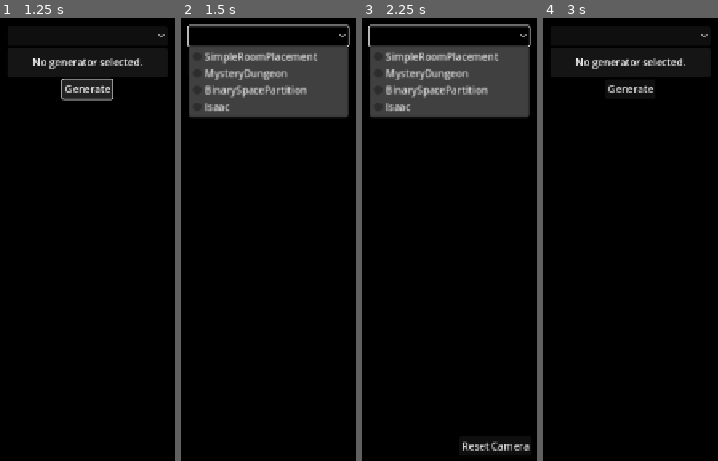
Above: before the commit, frames 1-4 (left to right).
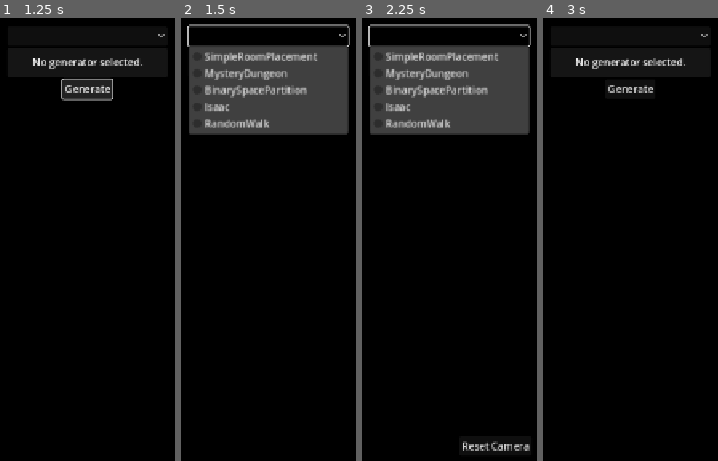
Above: after the commit, the same moments.

Repository: turboshook/ProGenViz
Game: Godot game, scene res://main.tscn
Two runs of this game, one before a commit and one after it. Both use one fixed random seed, a clock stepped at 60 frames per second and the inputs below.
Inputs (mouse positions are in pixels of both pictures, inside the frame that each line leads up to):
- Up to frame 1 (1.25 s): click "Generate" at 0.5 s
- Up to frame 2 (1.5 s): click (268, 35) at 1.25 s
- Up to frame 3 (2.25 s): tap Enter at 2 s; hold D (input_right) from 2.03 s (still down)
- Up to frame 4 (3 s): release D (input_right) at 2.75 s; click "Reset Camera" at 2.75 s

Frame 1 is identical in both runs. In frame 2, 3.7% of the frame differs, in the area x 4-96%, y 21-27%; in frame 3, 3.7%; in frame 4, nothing differs.

Commit message:
random walk implementation

Diff:
--- /dev/null
+++ b/generators/random_walk/generator.gd
@@ -0,0 +1,42 @@
+extends FloorGenerator
+
+var PARAMETERS: Dictionary = {
+	"walker_count": 1,
+	"walker_lifetime": 128,
+	"walker_turn_chance": 0.25
+}
+
+func generate(parameters: Dictionary) -> Dictionary:
+	var floorplan: Dictionary = {
+		"tiles": []
+	}
+	for _walker_id: int in range(parameters.walker_count):
+		var walker_coordinate: Vector2i = Vector2i(32, 32)
+		#var walker_coordinate: Vector2i = Vector2i(
+			#randi_range(24, 32),
+			#randi_range(24, 32)
+		#)
+		var step_direction: Vector2i = [
+			Vector2i.UP, Vector2i.DOWN, Vector2i.LEFT, Vector2i.RIGHT
+		].pick_random()
+		for _step: int in range(parameters.walker_lifetime):
+			floorplan.tiles.append(walker_coordinate)
+			if randf() < parameters.walker_turn_chance:
+				step_direction = _handle_turn(step_direction)
+			walker_coordinate += step_direction
+
+	return floorplan
+
+func _handle_turn(step_direction: Vector2i) -> Vector2i:
+	if step_direction.x == 0: return Vector2i([-1, 1].pick_random(), 0)
+	return Vector2i(0, [-1, 1].pick_random())
+
+func get_parameter_interface() -> GeneratorParameterInterface:
+	return load("res://generators/random_walk/parameter_interface.tscn").instantiate()
+
+@warning_ignore("unused_parameter")
+func get_visual_representation(floorplan: Dictionary) -> Node2D:
+	var tile_map: TileMapLayer = load("res://generators/random_walk/r_w_tile_map.tscn").instantiate()
+	for tile_coordinate: Vector2i in floorplan.tiles:
+		tile_map.set_cell(tile_coordinate, 0, Vector2i(1, 1))
+	return tile_map
--- /dev/null
+++ b/generators/random_walk/parameter_interface.gd
@@ -0,0 +1,8 @@
+extends GeneratorParameterInterface
+
+func get_parameters() -> Dictionary:
+	return {
+		"walker_count": 3,
+		"walker_lifetime": 256,
+		"walker_turn_chance": 0.7
+	}
--- /dev/null
+++ b/generators/random_walk/parameter_interface.tscn
@@ -0,0 +1,9 @@
+[gd_scene load_steps=2 format=3 uid="uid://dc6xl72sak2xg"]
+
+[ext_resource type="Script" uid="uid://i8u4ts33i3pn" path="res://generators/random_walk/parameter_interface.gd" id="1_lcp6x"]
+
+[node name="ParameterInterface" type="Control"]
+layout_mode = 3
+anchors_preset = 0
+script = ExtResource("1_lcp6x")
+metadata/_custom_type_script = "uid://c61cuasynsm01"
--- /dev/null
+++ b/generators/random_walk/r_w_tile_map.tscn
@@ -0,0 +1,18 @@
+[gd_scene load_steps=4 format=3 uid="uid://cuu55vehijv7w"]
+
+[ext_resource type="Texture2D" uid="uid://bo2x2rjm4jii4" path="res://generators/random_walk/tiles.png" id="1_f1f60"]
+
+[sub_resource type="TileSetAtlasSource" id="TileSetAtlasSource_rbm2k"]
+texture = ExtResource("1_f1f60")
+texture_region_size = Vector2i(8, 8)
+0:0/0 = 0
+1:0/0 = 0
+0:1/0 = 0
+1:1/0 = 0
+
+[sub_resource type="TileSet" id="TileSet_sm51u"]
+tile_size = Vector2i(8, 8)
+sources/0 = SubResource("TileSetAtlasSource_rbm2k")
+
+[node name="RWTileMap" type="TileMapLayer"]
+tile_set = SubResource("TileSet_sm51u")
--- a/main.gd
+++ b/main.gd
@@ -4,7 +4,8 @@
 	"res://generators/simple_room_placement/generator.gd",
 	"res://generators/mystery_dungeon/generator.gd",
 	"res://generators/binary_space_partition/generator.gd",
-	"res://generators/isaac/generator.gd"
+	"res://generators/isaac/generator.gd",
+	"res://generators/random_walk/generator.gd"
 ]
 
 @onready var algorithm_selection_button: OptionButton = $CanvasLayer/VBoxContainer/AlgorithmSelectionButton
--- a/main.tscn
+++ b/main.tscn
@@ -27,7 +27,7 @@
 
 [node name="AlgorithmSelectionButton" type="OptionButton" parent="CanvasLayer/VBoxContainer"]
 layout_mode = 2
-item_count = 4
+item_count = 5
 popup/item_0/text = "SimpleRoomPlacement"
 popup/item_0/id = 0
 popup/item_1/text = "MysteryDungeon"
@@ -36,6 +36,8 @@
 popup/item_2/id = 2
 popup/item_3/text = "Isaac"
 popup/item_3/id = 3
+popup/item_4/text = "RandomWalk"
+popup/item_4/id = 4
 metadata/_edit_lock_ = true
 
 [node name="ParameterInterfaceContainer" type="VBoxContainer" parent="CanvasLayer/VBoxContainer"]
Not shown, added: generators/random_walk/generator.gd.uid
Not shown, added: generators/random_walk/parameter_interface.gd.uid
Binary file added: generators/random_walk/tiles.png
Not shown, added: generators/random_walk/tiles.png.import
